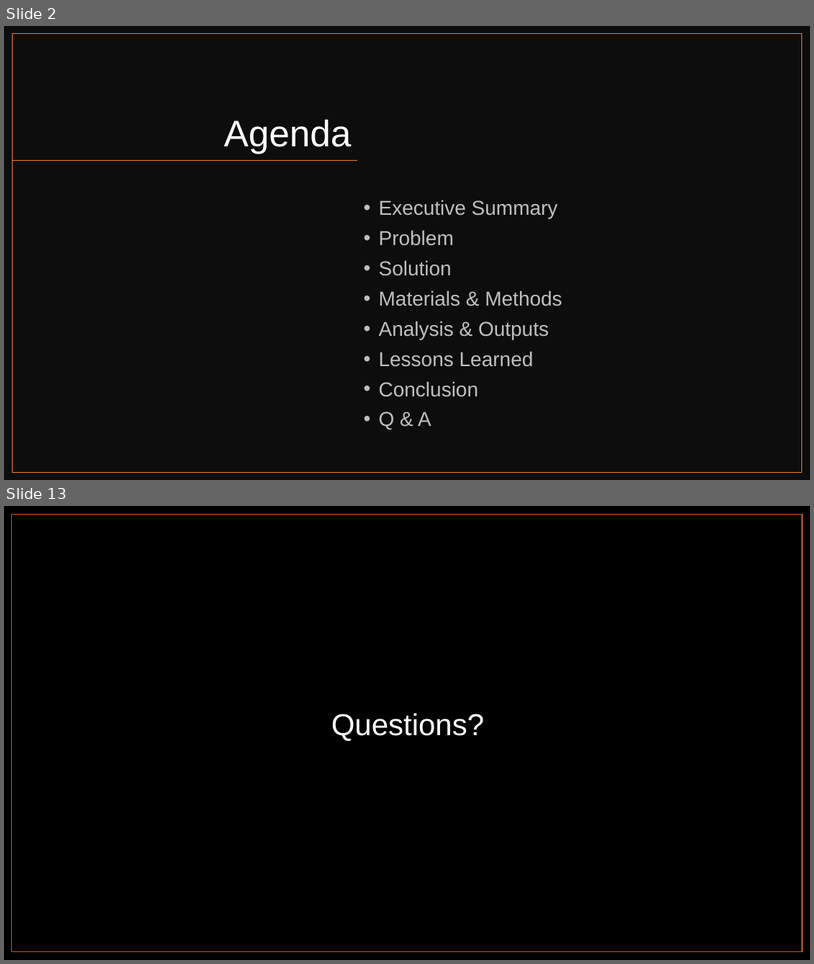
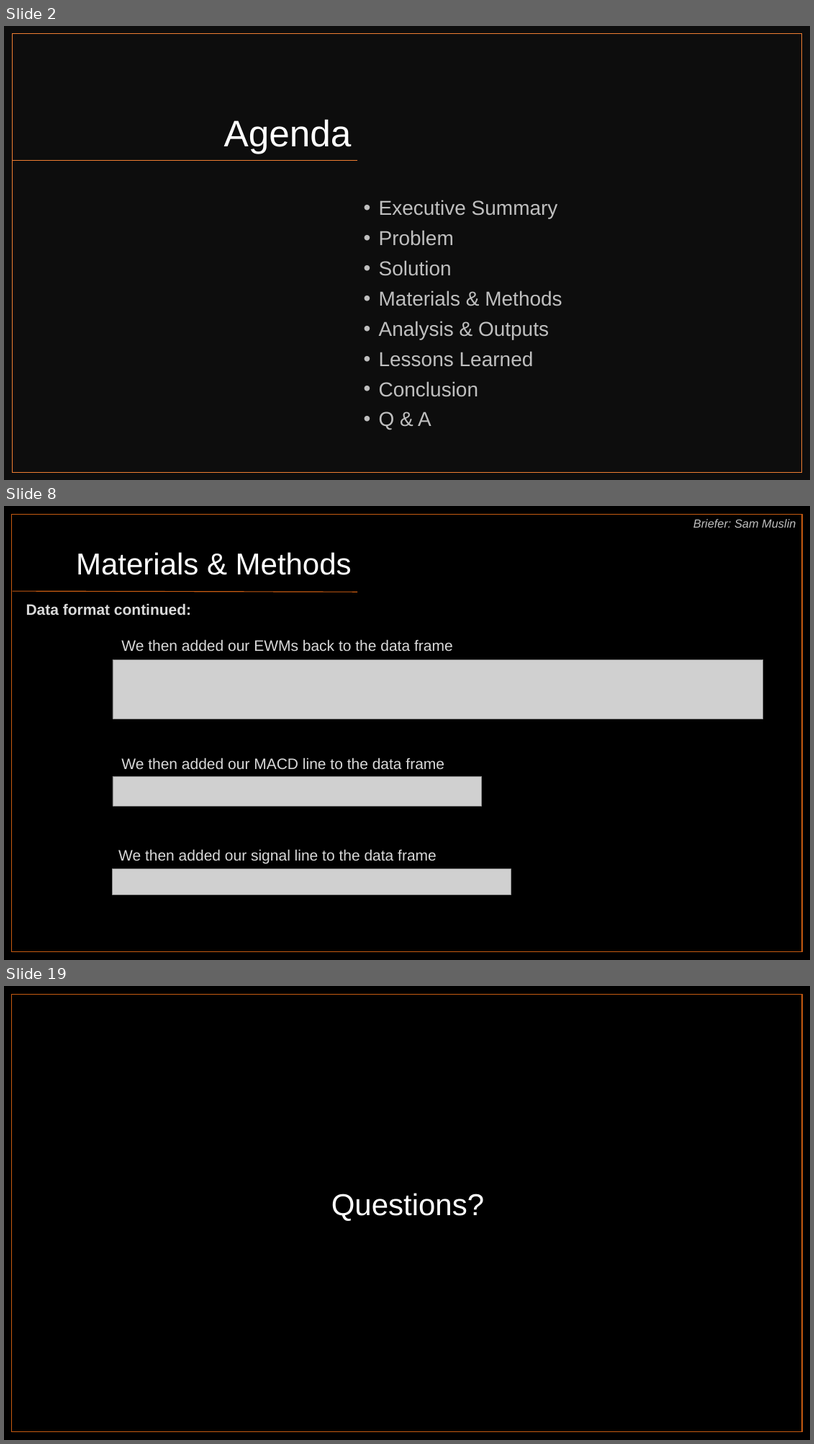
Before and after one commit to harithmd1/project1_group2, a slide deck: MACD_Indicators_Group_2.pptx. Shown one above the other, each under a label of ours: slides 2 and 13 before the commit, slides 2, 8 and 19 after it; the slides between them are not shown. The pictures are 814x964 and 814x1444 pixels, drawn with LibreOffice and Linux fonts; fonts in the diff are those of the drawing; grey boxes stand for pictures. Boxes give left, top, right and bottom in pixels: in the first picture for what was removed or moved away, otherwise in the second. Text is boxed around its words. In the diff, an @@ line names an element or a change of style, - is before the commit and + after.

```diff
--- a/MACD_Indicators_Group_2.pptx
+++ b/MACD_Indicators_Group_2.pptx
@@ slide 8 added at (x1=4, y1=506, x2=810, y2=960), background #FFFFFF @@
@@ rectangle added at (x1=4, y1=506, x2=810, y2=960), fill #000000 @@
@@ rectangle added at (x1=11, y1=515, x2=802, y2=951), fill #000000, outline #C55A11 1 pt @@
@@ text added at (x1=694, y1=519, x2=796, y2=528), 14 pt, text #BFBFBF, italic @@
+Briefer: Sam Muslin
@@ text added at (x1=76, y1=552, x2=352, y2=575), 36 pt, text #FFFFFF @@
+Materials & Methods
@@ line added from (13, 591) to (358, 592), #C55A11 1 pt @@
@@ text added at (x1=26, y1=603, x2=191, y2=615), 18 pt, text #D9D9D9, bold @@
+Data format continued:
@@ text added at (x1=121, y1=639, x2=453, y2=651), 18 pt, text #D9D9D9 @@
+We then added our EWMs back to the data frame
@@ picture added at (x1=113, y1=659, x2=764, y2=719) @@
@@ text added at (x1=121, y1=757, x2=445, y2=769), 18 pt, text #D9D9D9 @@
+We then added our MACD line to the data frame
@@ picture added at (x1=113, y1=777, x2=483, y2=806) @@
@@ text added at (x1=118, y1=849, x2=437, y2=863), 18 pt, text #D9D9D9 @@
+We then added our signal line to the data frame
@@ picture added at (x1=113, y1=868, x2=511, y2=894) @@
@@ what was slide 13 is now slide 19 @@
```
Also in this commit, not shown: 10 slides changed, 5 other slides added.
